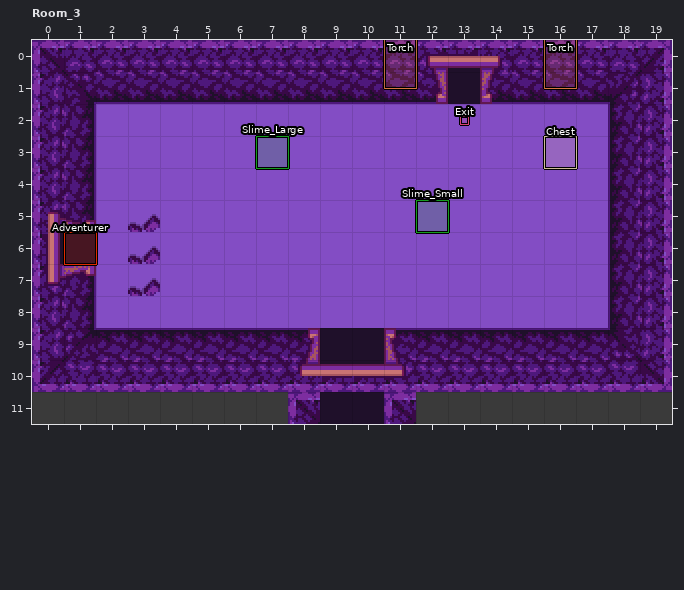
LDtk project, stored at media/levels/rooms.ldtk. The picture above was drawn from the file before the commit.
Cells are 16x16 px. Shown: Room_3 x 0..19, y 0..11. The commit also changed other parts of the map, which this record leaves out.
After the commit:
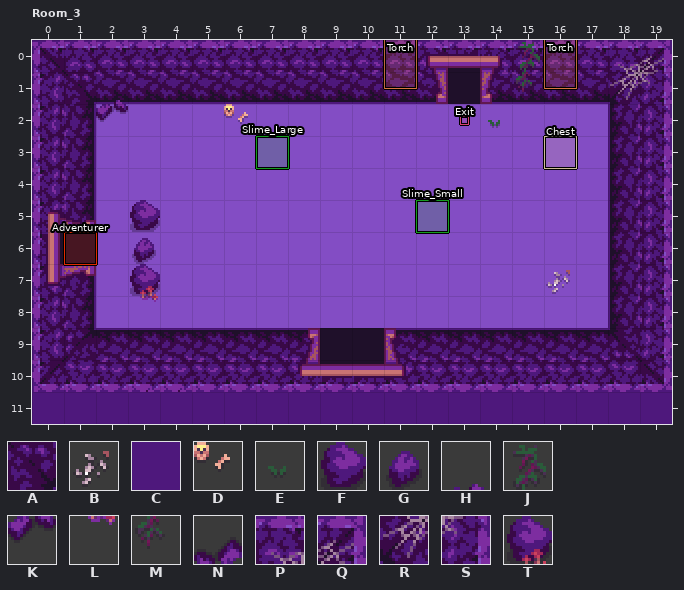
Key: from "IntGrid": A 4 "wall"; from "WorldMap": B 311, C 326, D 341, E 342, F 405, G 406, H 437, J 443, K 469, L 471, M 475, N 501, P 587, Q 588, R 619, S 620, T 405 under 439.
_ is an empty cell, . an unchanged one.
Edits made:
--- layer "IntGrid"
@@ x 3..3 @@
- 5 A
- 6 A
- 7 A
+ 5 _
+ 6 _
+ 7 _
--- layer "Decoration"
@@ x 2..19 @@
- 0 ............._..__
- 1 _............_..__
- 2 _..._......._.....
+ 0 .............J..PQ
+ 1 H............M..RS
+ 2 K...D.......E.....
@@ x 3..16 @@
- 5 N.............
- 6 N.............
- 7 N............_
- 8 _.............
+ 5 F.............
+ 6 G.............
+ 7 T............B
+ 8 L.............
@@ x 3..4 @@
-10 __
+10 HH
--- layer "Top"
@@ x 0..19 @@
-11 ____________________
+11 CCCCCCCCCCCCCCCCCCCC
